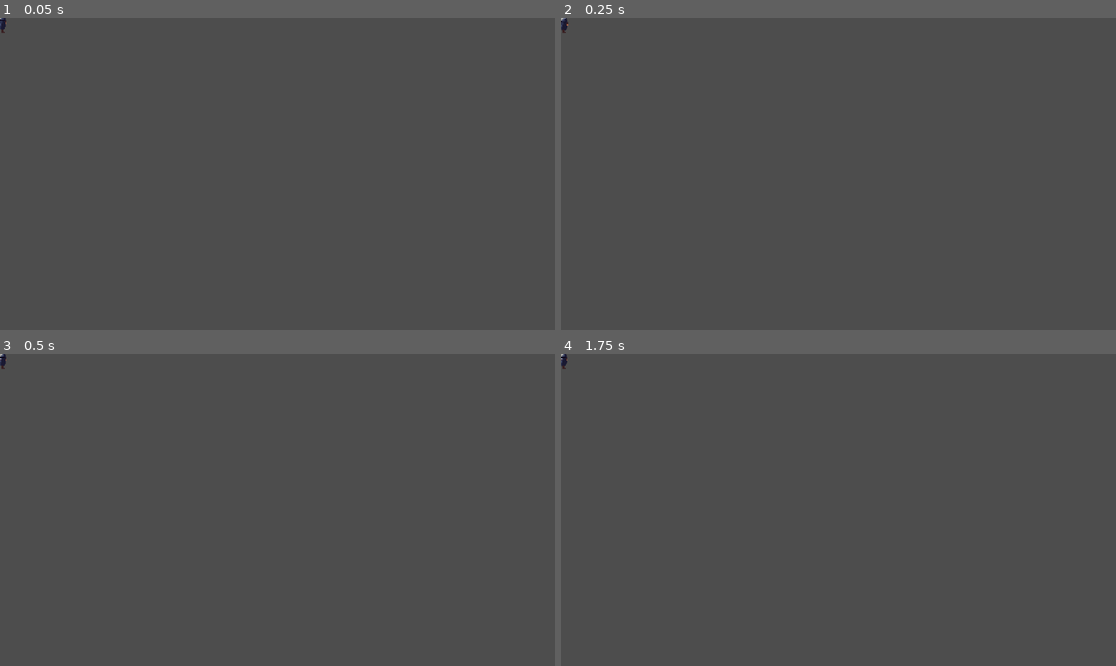
Above: before the commit, frames 1-4 (two rows, left to right).
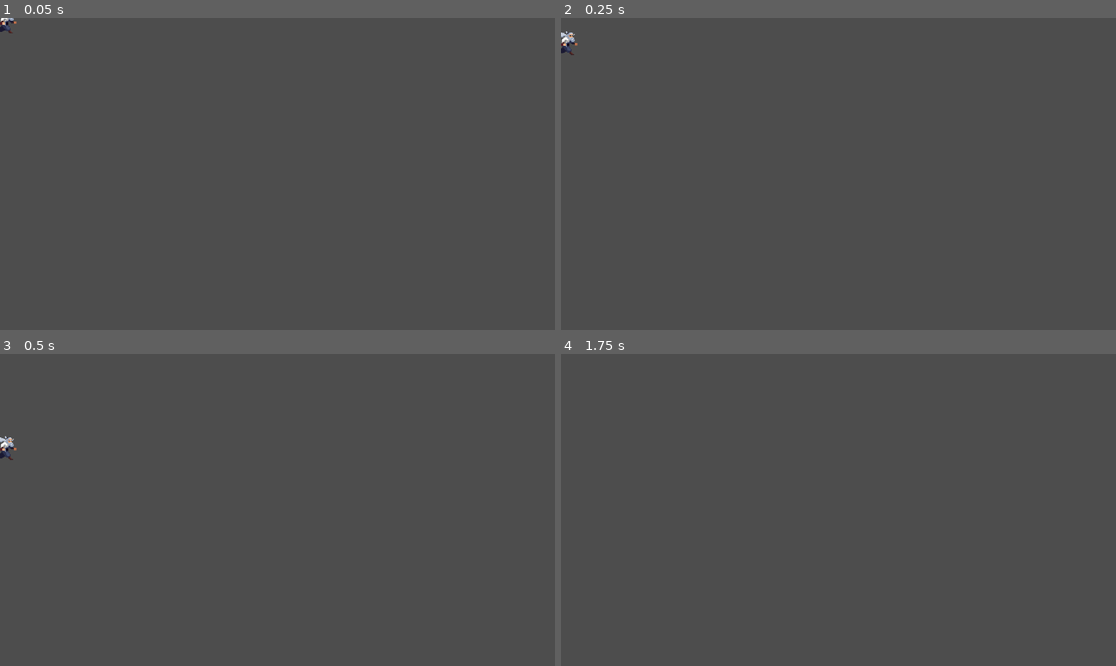
Above: after the commit, the same moments.

Repository: StrikorDawn/Batknight---A-Monster-Swing
Game: Godot game, scene res://scenes/player/player.tscn
Two runs of this game, one before a commit and one after it. Both use one fixed random seed, a clock stepped at 60 frames per second and the inputs below. Before the commit the project has no main scene; this scene is started directly in both runs. The engine's default icon, where the game draws it, is replaced by a stand-in: a white triangle on a blue panel in a dark square.
Inputs (mouse positions are in pixels of both pictures, inside the frame that each line leads up to):
- Up to frame 1 (0.05 s): no input
- Up to frame 2 (0.25 s): no input
- Up to frame 3 (0.5 s): no input
- Up to frame 4 (1.75 s): move the mouse to (960, 494) at 0.52 s; hold D (right) from 0.53 s (still down); tap Shift (dash) at 0.6 s; tap W (jump) at 0.77, 1.52 s; move the mouse to (727, 525) at 1.27 s; click (727, 525) at 1.35 s

The runs differ from the first frame. In frame 1, less than 0.1% of the frame differs, in the area x 0-4%, y 0-5%; in frame 2, 0.2%, in the area x 0-4%, y 0-12%; in frame 3, 0.2%; in frame 4, less than 0.1%.
Error before the commit: Parse Error: Preload file "res://scenes/bat.tscn" does not exist. (res://scripts/player/player.gd:8)

Commit message:
Got main to a working state

Diff:
--- a/project.godot
+++ b/project.godot
@@ -11,6 +11,7 @@
 [application]
 
 config/name="Batknight - A Monster Swing"
+run/main_scene="res://scenes/main.tscn"
 config/features=PackedStringArray("4.3", "Forward Plus")
 config/icon="res://assets/icon.svg"
 
--- a/scenes/Maps/maze.tscn
+++ b/scenes/Maps/maze.tscn
@@ -1,8 +1,7 @@
-[gd_scene load_steps=8 format=3 uid="uid://c24507ky4oc6"]
+[gd_scene load_steps=7 format=3 uid="uid://c24507ky4oc6"]
 
 [ext_resource type="Script" path="res://scripts/maps/maze.gd" id="1_ghda2"]
 [ext_resource type="Texture2D" uid="uid://tgqdh7gbi1c7" path="res://assets/tile_maps/The Platformer v1-0 Alpha.png" id="1_rbw5s"]
-[ext_resource type="PackedScene" uid="uid://qgg20fyvktk7" path="res://scenes/player/player.tscn" id="2_u10j4"]
 [ext_resource type="PackedScene" uid="uid://byrqkobbi33dk" path="res://scenes/menus/pause_menu.tscn" id="4_djvwe"]
 
 [sub_resource type="TileSetAtlasSource" id="TileSetAtlasSource_6g7q1"]
@@ -255,14 +254,6 @@
 text = "Restart"
 icon = SubResource("PlaceholderTexture2D_vrhpa")
 
-[node name="Player" parent="." instance=ExtResource("2_u10j4")]
-position = Vector2(96, 672)
-scale = Vector2(3.04, 3.04)
-
-[node name="Camera2D" type="Camera2D" parent="Player"]
-position = Vector2(-1.36495e-05, -11.5132)
-zoom = Vector2(2, 2)
-
 [node name="Pause Menu" parent="." instance=ExtResource("4_djvwe")]
 visible = false
 position = Vector2(373, 224)
--- /dev/null
+++ b/scenes/main.tscn
@@ -0,0 +1,18 @@
+[gd_scene load_steps=4 format=3 uid="uid://dad8wwxevugn6"]
+
+[ext_resource type="PackedScene" uid="uid://c24507ky4oc6" path="res://scenes/maps/maze.tscn" id="1_3qmt3"]
+[ext_resource type="Script" path="res://scripts/global.gd" id="1_6aldk"]
+[ext_resource type="PackedScene" uid="uid://qgg20fyvktk7" path="res://scenes/player/player.tscn" id="2_u1iab"]
+
+[node name="Main" type="Node"]
+script = ExtResource("1_6aldk")
+
+[node name="Maze" parent="." instance=ExtResource("1_3qmt3")]
+
+[node name="Player" parent="." instance=ExtResource("2_u1iab")]
+position = Vector2(96, 672)
+scale = Vector2(3.04, 3.04)
+
+[node name="Camera2D" type="Camera2D" parent="Player"]
+position = Vector2(-1.36495e-05, -11.5132)
+zoom = Vector2(2, 2)
--- a/scripts/global.gd
+++ b/scripts/global.gd
@@ -1,7 +1,7 @@
-extends Node2D
+extends Node
 
 @onready var player: CharacterBody2D = $Player
-const BAT = preload("res://scenes/bat.tscn")
+const BAT = preload("res://scenes/bat/bat.tscn")
 # Called when the node enters the scene tree for the first time.
 func _ready() -> void:
 	player.bat_thrown.connect(_on_bat_thrown)
--- a/scripts/player/player.gd
+++ b/scripts/player/player.gd
@@ -5,7 +5,7 @@
 signal bat_thrown
 
 # Preloaded Scenes
-const BAT = preload("res://scenes/bat.tscn")
+const BAT = preload("res://scenes/bat/bat.tscn")
 
 # Node References
 @onready var sprite_2d: AnimatedSprite2D = $CollisionShape2D/Sprite2D
Not shown, added: scenes/mai7F8E.tmp
Not shown, added: scenes/mai926A.tmp
